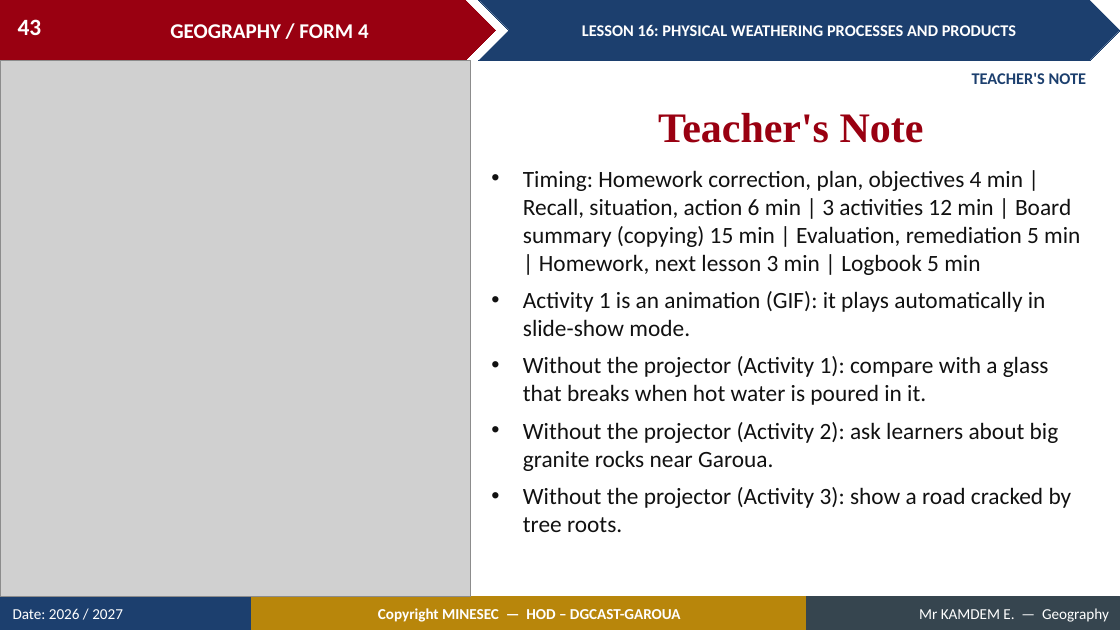
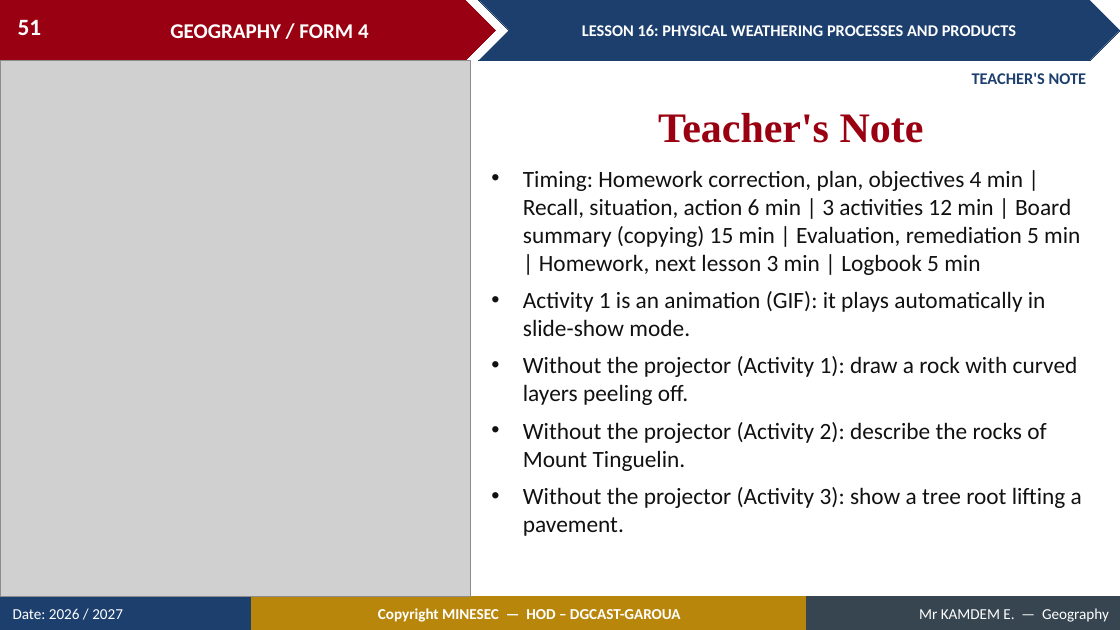
Before and after one commit to Berthautk/linea-github, a slide deck: slide 51 of lecons/F3/19_FORM4_LESSON16_Physical_Weathering.pptx (slide 43 before the commit). Drawn at 1120x630 pixels with LibreOffice and Linux fonts; fonts in the diff are those of the drawing; grey boxes stand for pictures. Boxes give left, top, right and bottom in pixels: in the first picture for what was removed or moved away, otherwise in the second. Text is boxed around its words. In the diff, an @@ line names an element or a change of style, - is before the commit and + after.

```diff
--- a/lecons/F3/19_FORM4_LESSON16_Physical_Weathering.pptx
+++ b/lecons/F3/19_FORM4_LESSON16_Physical_Weathering.pptx
@@ page number at (18, 20, 42, 35): text changed @@
-43
+51
@@ text at (523, 356, 1082, 536): text changed @@
-• Without the projector (Activity 1): compare with a glass that breaks when hot water is poured in it.
-• Without the projector (Activity 2): ask learners about big granite rocks near Garoua.
-• Without the projector (Activity 3): show a road cracked by tree roots.
+• Without the projector (Activity 1): draw a rock with curved layers peeling off.
+• Without the projector (Activity 2): describe the rocks of Mount Tinguelin.
+• Without the projector (Activity 3): show a tree root lifting a pavement.
```
Also in this commit, not shown: 15 other slides changed, 11 slides added, 3 slides removed, 11 other files.
